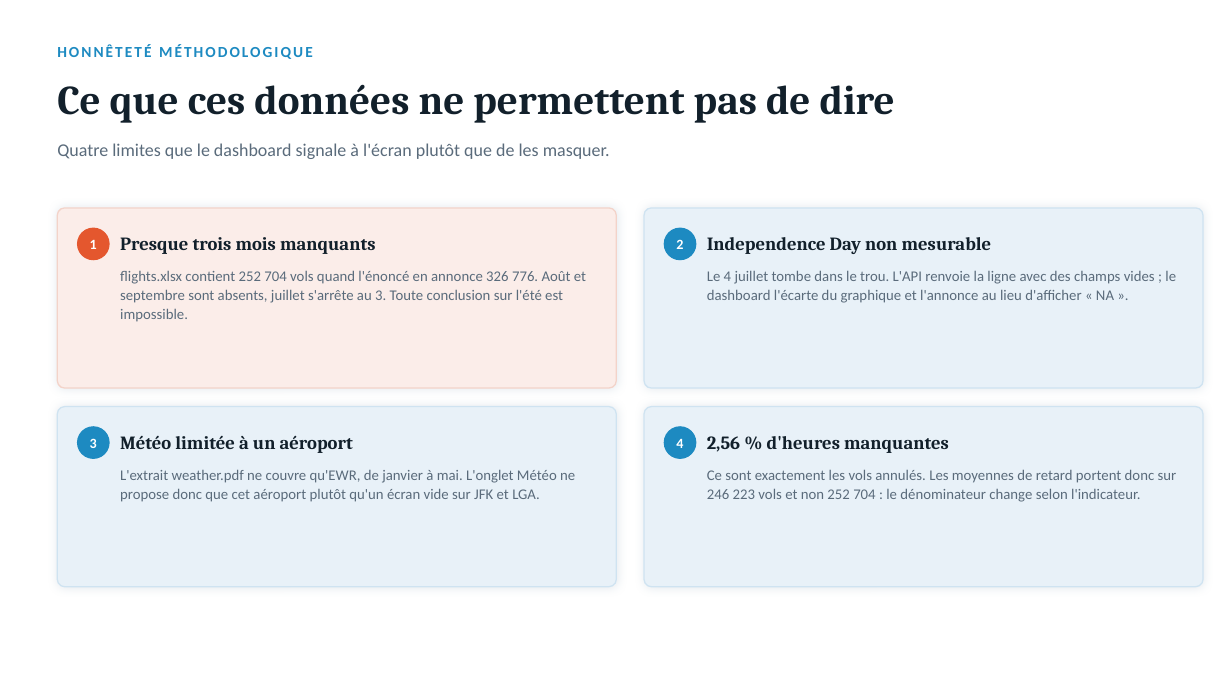
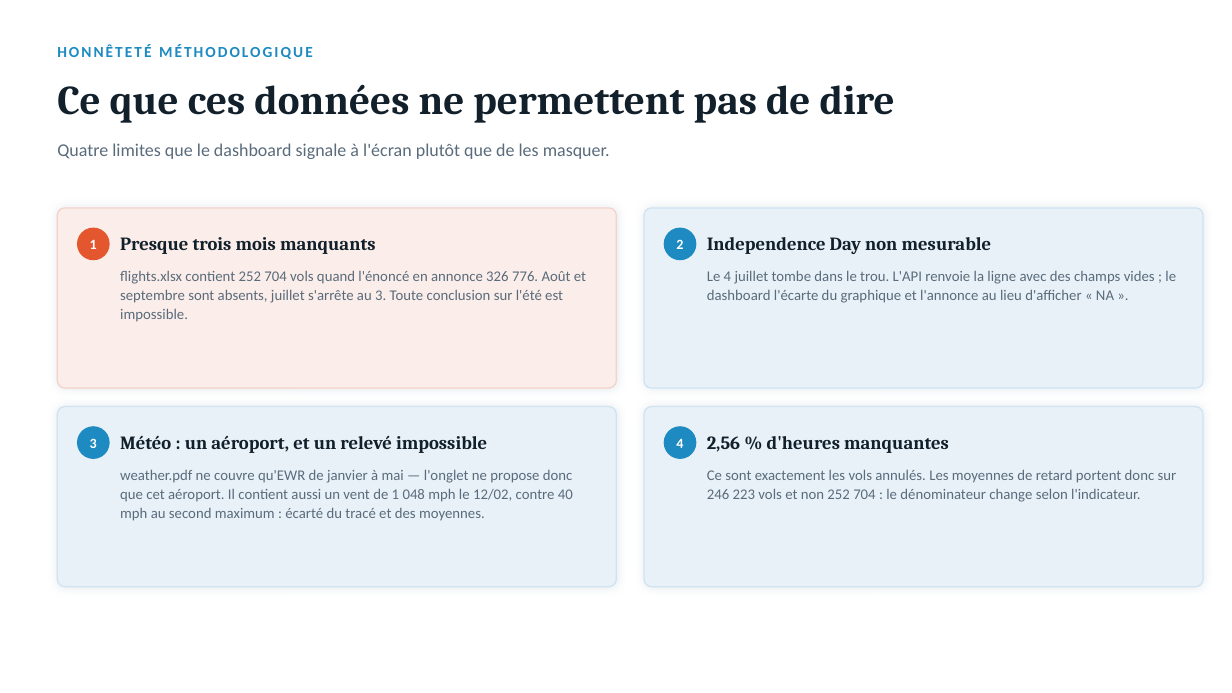
Before and after one commit to Salmabentisse/trafic-aerien-adp, a slide deck: slide 11 of presentation/Trafic_Aerien_ADP_presentation.pptx. Drawn at 1232x693 pixels with LibreOffice and Linux fonts; fonts in the diff are those of the drawing. Boxes give left, top, right and bottom in pixels: in the first picture for what was removed or moved away, otherwise in the second. Text is boxed around its words. In the diff, an @@ line names an element or a change of style, - is before the commit and + after.

Commit message:
docs(presentation): mentionner le relevé de vent aberrant dans les limites
Un vent de 1 048 mph le 12/02 contre 40 mph au second maximum : une seule
ligne suffisait à rendre le graphique du vent inutilisable. C'est l'exemple le
plus parlant de la slide sur les limites du jeu de données.

```diff
--- a/presentation/Trafic_Aerien_ADP_presentation.pptx
+++ b/presentation/Trafic_Aerien_ADP_presentation.pptx
@@ text at bbox=[120, 436, 487, 453]: text changed @@
-Météo limitée à un aéroport
+Météo : un aéroport, et un relevé impossible
@@ text at bbox=[120, 470, 573, 521]: text changed @@
-L'extrait weather.pdf ne couvre qu'EWR, de janvier à mai. L'onglet Météo ne propose donc que cet aéroport plutôt qu'un écran vide sur JFK et LGA.
+weather.pdf ne couvre qu'EWR de janvier à mai — l'onglet ne propose donc que cet aéroport. Il contient aussi un vent de 1 048 mph le 12/02, contre 40 mph au second maximum : écarté du tracé et des moyennes.
```
